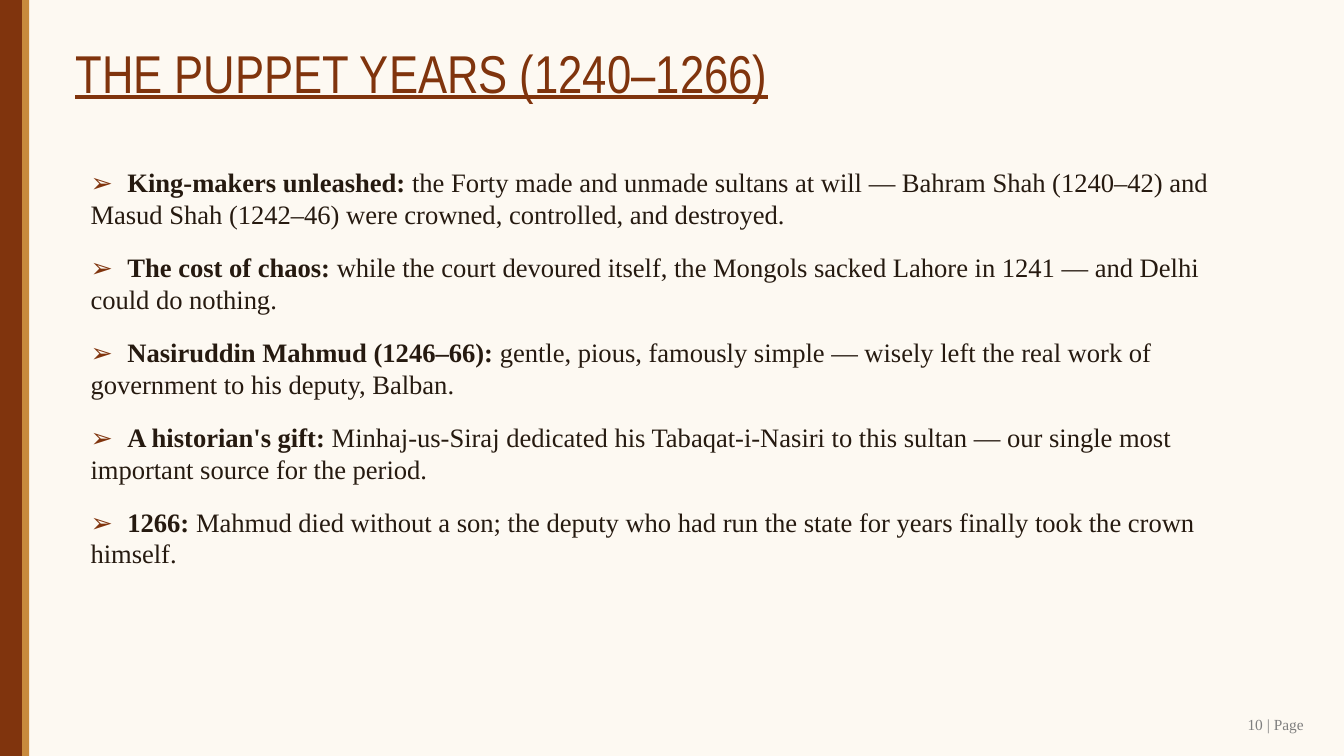
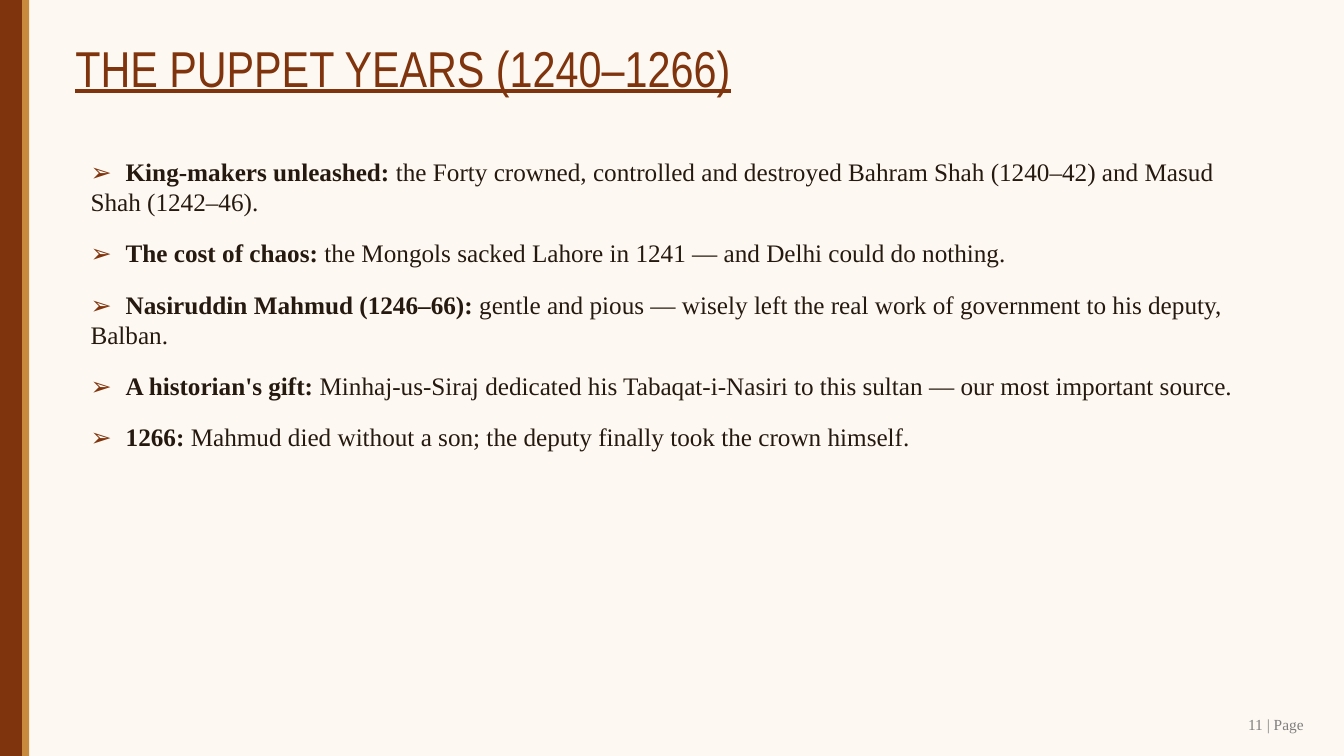
Before and after one commit to SangamSitapuri07/SIH, a slide deck: slide 11 of assignment/Slave_Dynasty_Mamluk_Presentation.pptx (slide 10 before the commit). Drawn at 1344x756 pixels with LibreOffice and Linux fonts; fonts in the diff are those of the drawing. Boxes give left, top, right and bottom in pixels: in the first picture for what was removed or moved away, otherwise in the second. Text is boxed around its words. In the diff, an @@ line names an element or a change of style, - is before the commit and + after.

```diff
--- a/assignment/Slave_Dynasty_Mamluk_Presentation.pptx
+++ b/assignment/Slave_Dynasty_Mamluk_Presentation.pptx
@@ text "THE PUPPET YEARS (1240–1266)" at <box>75,50,730,97</box>: size 38 to 36 pt @@
@@ text at <box>91,163,1232,452</box>: text changed; size 19 to 18 pt @@
-➢ King-makers unleashed: the Forty made and unmade sultans at will — Bahram Shah (1240–42) and Masud Shah (1242–46) were crowned, controlled, and destroyed.
-➢ The cost of chaos: while the court devoured itself, the Mongols sacked Lahore in 1241 — and Delhi could do nothing.
-➢ Nasiruddin Mahmud (1246–66): gentle, pious, famously simple — wisely left the real work of government to his deputy, Balban.
-➢ A historian's gift: Minhaj-us-Siraj dedicated his Tabaqat-i-Nasiri to this sultan — our single most important source for the period.
-➢ 1266: Mahmud died without a son; the deputy who had run the state for years finally took the crown himself.
+➢ King-makers unleashed: the Forty crowned, controlled and destroyed Bahram Shah (1240–42) and Masud Shah (1242–46).
+➢ The cost of chaos: the Mongols sacked Lahore in 1241 — and Delhi could do nothing.
+➢ Nasiruddin Mahmud (1246–66): gentle and pious — wisely left the real work of government to his deputy, Balban.
+➢ A historian's gift: Minhaj-us-Siraj dedicated his Tabaqat-i-Nasiri to this sultan — our most important source.
+➢ 1266: Mahmud died without a son; the deputy finally took the crown himself.
@@ text at <box>1248,720,1304,733</box>: text changed @@
-10 | Page
+11 | Page
```
Also in this commit, not shown: 15 other slides changed, 1 slide added, 8 other files.
